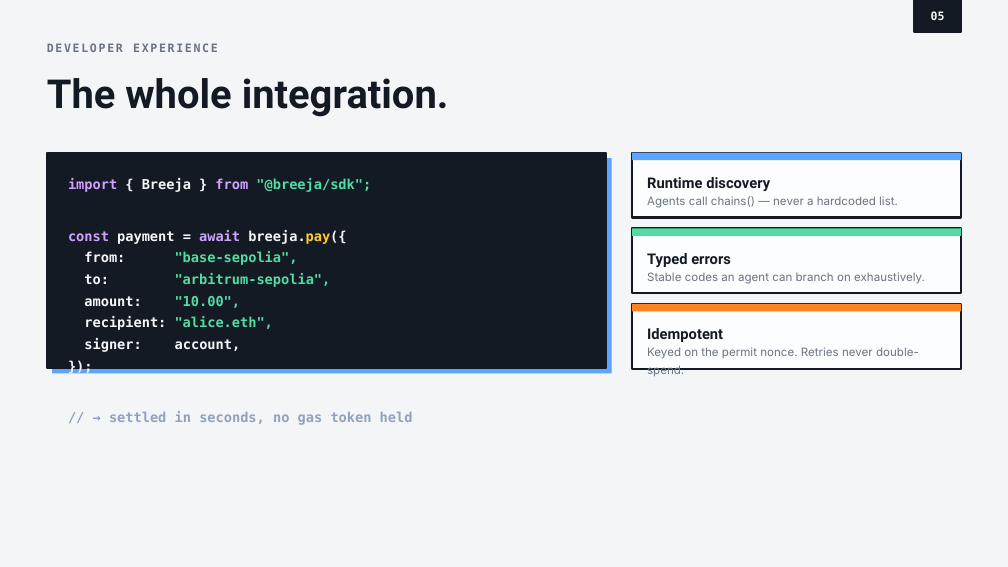
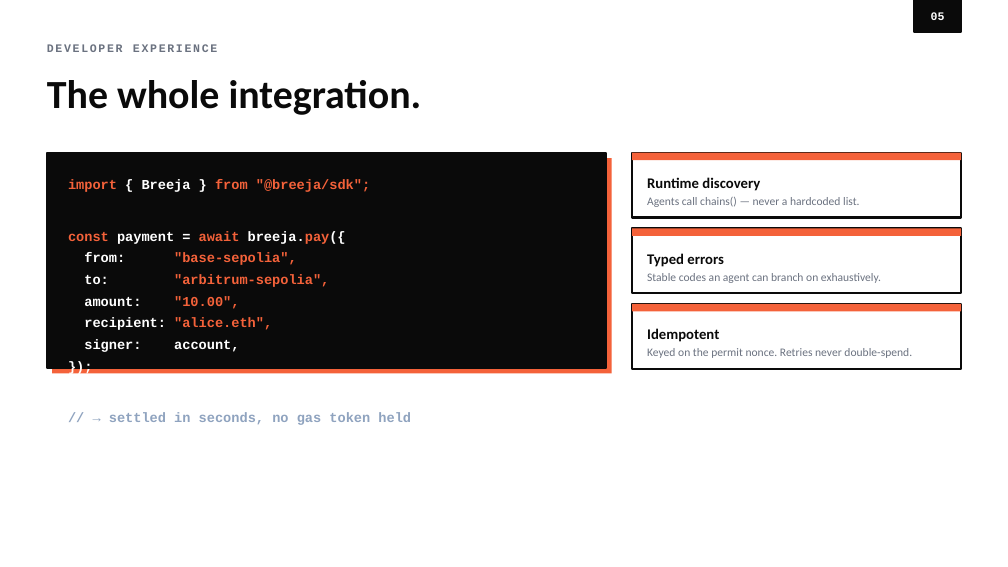
Before and after one commit to Breeja-HQ/Breeja, a slide deck: slide 5 of deck/Breeja-Pitch-Deck.pptx. Drawn at 1008x567 pixels with LibreOffice and Linux fonts; fonts in the diff are those of the drawing. Boxes give left, top, right and bottom in pixels: in the first picture for what was removed or moved away, otherwise in the second. Text is boxed around its words. In the diff, an @@ line names an element or a change of style, - is before the commit and + after.

Commit message:
docs: align font-theme.md and the deck with the frontend's real palette
font-theme.md and the deck were still describing/using the old
neo-brutalist multi-accent palette (7 named colors, hard 2px borders,
zero-blur offset shadows, square corners) from before the frontend's
actual theme landed in frontend/app/globals.css — a single coral
accent, near-black ink, white surface, soft rounded corners, Geist
fonts. Pared font-theme.md down to typography only (families, sizes,
weights, spacing, line-height); colors and layout now live solely in
globals.css. Rebuilt the pitch deck against the same palette, using
ink/muted/accent instead of hue-coding for category distinctions that
used to rely on different colors (Shipped/In flight/Next, LLM
permitted/deterministic/forbidden, Custodial/Trust-minimized).

Updated the stale font-theme.md cross-references in CONVENTIONS.md,
FRONTEND.md, and PARTNERS.md so future prompts don't reintroduce the
old system.

```diff
--- a/deck/Breeja-Pitch-Deck.pptx
+++ b/deck/Breeja-Pitch-Deck.pptx
@@ rectangle removed at [0,0,1008,567] @@
@@ rectangle "05" at [914,0,961,32]: font DejaVu Sans Mono to Courier New, text colour #F4F5F7 to #FFFFFF; fill #141A24 to #0A0A0A; outline #141A24 2.25 pt to #0A0A0A 2.25 pt @@
@@ text "DEVELOPER EXPERIENCE" at [47,44,217,52]: font DejaVu Sans Mono to Courier New, text colour #6B7482 to #6B7280 @@
@@ rectangle at [47,153,606,368]: fill #141A24 to #0A0A0A; outline #141A24 2.25 pt to #0A0A0A 2.25 pt @@
@@ rectangle at [52,158,612,374]: fill #5BA4FF to #F4623A @@
@@ text "import { Breeja } from ..." at [68,179,411,425]: font DejaVu Sans Mono to Courier New; text colour #D0A1FF to #F4623A in "import from", "const await"; text colour #F4F5F7 to #FFFFFF in "{ Breeja }", "payment = breeja.pay({", "from:", "to:" and 4 more places; text colour #53DCA2 to #F4623A in ""@breeja/sdk";", ""base-sepolia",", ""arbitrum-sepolia",", ""10.00"," and 1 more places; text colour #FFCC33 to #F4623A in "breeja.pay({" @@
@@ rectangle at [632,153,961,160]: fill #5BA4FF to #F4623A @@
@@ rectangle at [632,228,961,236]: fill #53DCA2 to #F4623A @@
@@ fill #FCFDFE to #FFFFFF; outline #141A24 2.25 pt to #0A0A0A 2.25 pt in 3 elements at [632,153,961,218], [632,228,961,293], [632,304,961,369] @@
@@ rectangle at [632,304,961,312]: fill #FF841F to #F4623A @@
@@ font Roboto to Calibri, text colour #141A24 to #0A0A0A in 4 elements at [47,80,422,115], [647,177,760,191], [647,253,723,267], [647,328,719,342] @@
@@ font Inter to Calibri, text colour #6B7482 to #6B7280 in 3 elements at [647,197,860,207], [647,273,881,283], [647,348,912,358] @@
```
Also in this commit, not shown: 11 other slides changed, 5 other files.
